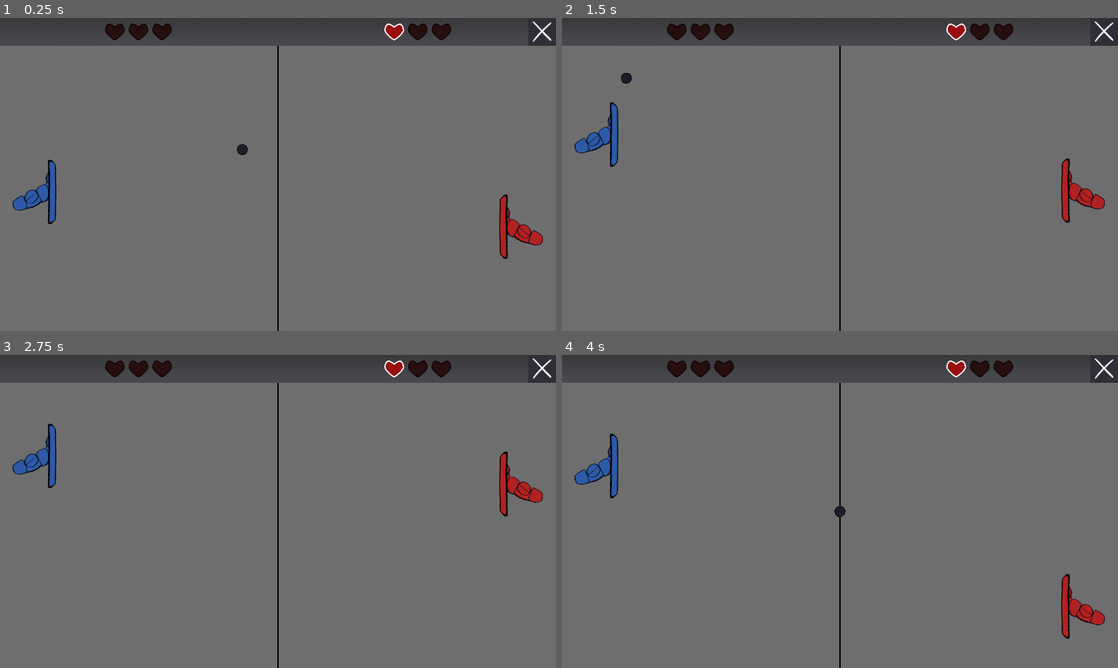
Above: before the commit, frames 1-4 (two rows, left to right).
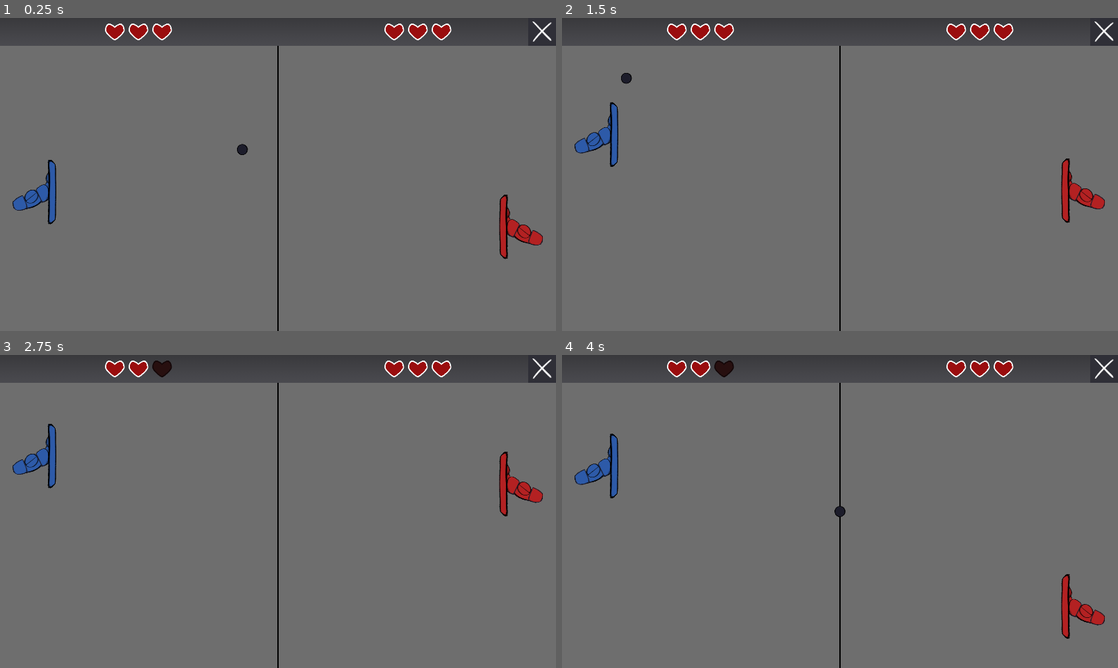
Above: after the commit, the same moments.

Repository: parrotwise/gmtk26-pong
Game: Godot game, scene res://Scenes/game_scene.tscn
Two runs of this game, one before a commit and one after it. Both use one fixed random seed, a clock stepped at 60 frames per second and the inputs below.
Inputs:
- Up to frame 1 (0.25 s): no input
- Up to frame 2 (1.5 s): hold Up (ui_up) 0.53-1.28 s; hold Down (ui_down) from 1.28 s (still down)
- Up to frame 3 (2.75 s): release Down (ui_down) at 2.03 s; hold Up (ui_up) from 2.03 s (still down)
- Up to frame 4 (4 s): release Up (ui_up) at 3.53 s; hold Down (ui_down) from 3.53 s (still down)

The runs differ from the first frame. In frame 1, 0.7% of the frame differs, in the area x 18-82%, y 1-8%; in frame 2, 0.7%; in frame 3, 0.6%; in frame 4, 0.6%.

Commit message:
Connect several more signals on GameScene to track Player/Opponent health, trigger HUD updates, implement win/loss callbacks on GameManager

Diff:
--- a/Scenes/GameUI/hud.gd
+++ b/Scenes/GameUI/hud.gd
@@ -21,14 +21,18 @@
 	quit_button.pressed.connect(_on_quit)
 	# TODO: Listen for score change
 	# some_signal.connect(_update_hearts)
+	# ↑ EDIT Parrot: The GameScene listens for scores,
+	# tells the losing side to take damage, then
+	# they do so and tell the HUD to update
 	_update_hearts()
 
 
 # Set the hearts UI
 func _update_hearts() -> void:
 	# TODO: Get the score from somewhere
-	var hp_left: int = randi_range(0, 3)
-	var hp_right: int = randi_range(0, 3)
+	# ↑ EDIT Parrot: Asking the score-havers directly
+	var hp_left: int = GameManager.player.health
+	var hp_right: int = GameManager.opponent.health
 
 	# Change left heart textures
 	for idx in left_hearts.get_child_count():
--- a/Scenes/game_scene.gd
+++ b/Scenes/game_scene.gd
@@ -2,8 +2,9 @@
 
 
 func _ready() -> void:
-	# Placeholder: Quietly reset the board so we can keep experimenting
-	GameManager.ball.score.connect(
-		func() -> void:
-			get_tree().create_timer(2).timeout.connect(GameManager.ball.reset)
-	)
+	GameManager.ball.score_player.connect(GameManager.opponent.lose_health)
+	GameManager.ball.score_opponent.connect(GameManager.player.lose_health)
+
+	GameManager.ball.score.connect(GameManager._on_score)
+	GameManager.player.no_health.connect(GameManager._on_lose_game)
+	GameManager.opponent.no_health.connect(GameManager._on_win_game)
--- a/Scripts/game_manager.gd
+++ b/Scripts/game_manager.gd
@@ -5,3 +5,16 @@
 var ball: Ball
 var player: Player
 var opponent: Opponent
+
+
+func _on_win_game() -> void:
+	Debug.info('And there was much rejoicing.')
+
+
+func _on_lose_game() -> void:
+	Debug.info('Perhaps next time. ¯\\_(ツ)_/¯')
+
+
+func _on_score() -> void:
+	# Placeholder: Quietly reset the board so we can keep experimenting
+	get_tree().create_timer(2).timeout.connect(ball.reset)
--- a/Scripts/opponent.gd
+++ b/Scripts/opponent.gd
@@ -9,6 +9,9 @@
 }
 
 
+signal no_health
+
+
 var collider: CollisionShape2D:
 	get: return $Collider
 var top_limit: float:
@@ -16,14 +19,15 @@
 var bottom_limit: float:
 	get: return get_viewport().size.y - ($Collider.shape.height / 2)
 
-
 @export var speed: float = 200
 
+var health: int
 var direction: Direction
 var velocity: float
 
 
 func _ready() -> void:
+	health = 3
 	direction = Direction.DOWN
 	velocity = 0
 
@@ -44,3 +48,12 @@
 		direction = Direction.DOWN
 
 	position.y = clamp(position.y, top_limit, bottom_limit)
+
+
+func lose_health() -> void:
+	health -= 1
+
+	GameManager.hud._update_hearts()
+
+	if health == 0:
+		no_health.emit()
--- a/Scripts/player.gd
+++ b/Scripts/player.gd
@@ -1,5 +1,9 @@
 class_name Player
 extends CharacterBody2D
+
+
+signal no_health
+
 
 @export var speed: float = 150
 
@@ -10,8 +14,14 @@
 var bottom_limit: float:
 	get: return get_viewport().size.y - ($Collider.shape.height / 2)
 
+var health: int
+
+
 func _ready() -> void:
+	health = 3
+
 	GameManager.player = self
+
 
 func _physics_process(_delta: float) -> void:
 	var move_up: int = 1 if Input.is_action_pressed('ui_up') else 0
@@ -21,3 +31,12 @@
 	move_and_slide()
 
 	position.y = clamp(position.y, top_limit, bottom_limit)
+
+
+func lose_health() -> void:
+	health -= 1
+
+	GameManager.hud._update_hearts()
+
+	if health == 0:
+		no_health.emit()
